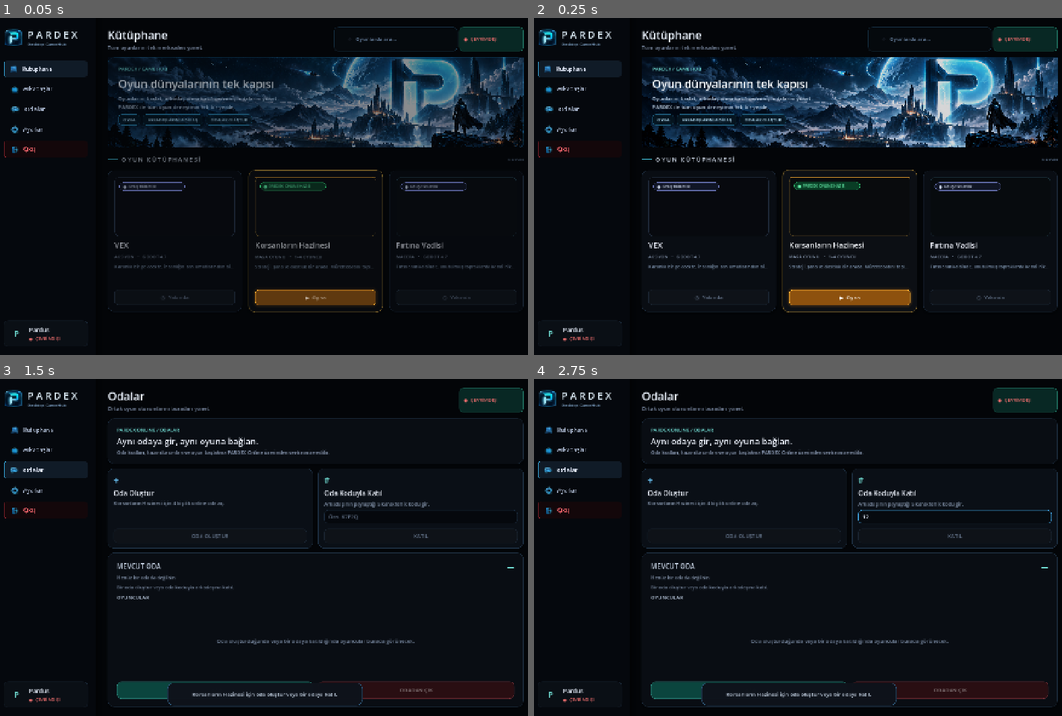
Above: before the commit, frames 1-4 (two rows, left to right).
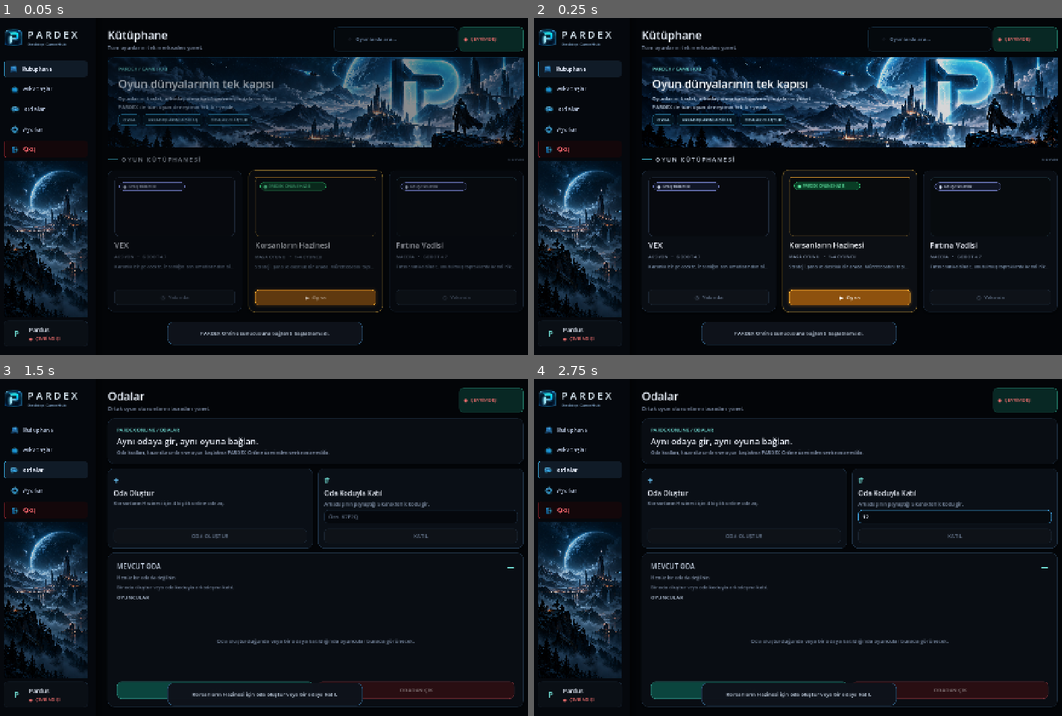
Above: after the commit, the same moments.

Repository: SerkanAydin06/Pardex
Game: Godot game, scene res://scenes/main.tscn
The game is run twice, just before and just after one commit, with the same random seed, the same clock (stepped at 60 frames per second) and the same inputs.
Inputs (mouse positions are in pixels of both pictures, inside the frame that each line leads up to):
- Up to frame 1 (0.05 s): no input
- Up to frame 2 (0.25 s): no input
- Up to frame 3 (1.5 s): click (396, 399) at 0.52 s; type "12" at 0.6 s; click "OYNA" at 1.25 s
- Up to frame 4 (2.75 s): click (956, 517) at 2.02 s; type "12" at 2.1 s

The runs differ from the first frame. In frame 1, 5.2% of the frame differs, in the area x 0-69%, y 42-98%; in frame 2, 5.2%; in frame 3, 4.8%; in frame 4, 4.8%.

Commit message:
Add left banner artwork to sidebar

Diff:
--- a/scenes/main.tscn
+++ b/scenes/main.tscn
@@ -8,6 +8,7 @@
 [ext_resource type="Texture2D" uid="uid://djset5qpnsunj" path="res://assets/ui/icon_settings.png" id="11_nav_settings"]
 [ext_resource type="Texture2D" uid="uid://c8aammb0an7o7" path="res://assets/ui/icon_exit.png" id="12_nav_exit"]
 [ext_resource type="Texture2D" uid="uid://74fojcgks3it" path="res://assets/ui/top_banner.png" id="13_top_banner"]
+[ext_resource type="Texture2D" uid="uid://d3i1b1a4uerot" path="res://assets/ui/left_banner.png" id="14_left_banner"]
 
 [sub_resource type="StyleBoxFlat" id="StyleBg"]
 bg_color = Color(0.012, 0.021, 0.033, 1)
@@ -551,6 +552,30 @@
 layout_mode = 2
 size_flags_vertical = 3
 
+[node name="LeftBanner" type="TextureRect" parent="Sidebar/SidebarMargin/SidebarVBox/SidebarFlex"]
+texture_filter = 4
+layout_mode = 1
+anchors_preset = 15
+anchor_right = 1.0
+anchor_bottom = 1.0
+grow_horizontal = 2
+grow_vertical = 2
+mouse_filter = 2
+texture = ExtResource("14_left_banner")
+expand_mode = 1
+stretch_mode = 6
+
+[node name="LeftBannerShade" type="ColorRect" parent="Sidebar/SidebarMargin/SidebarVBox/SidebarFlex"]
+layout_mode = 1
+anchors_preset = 15
+anchor_right = 1.0
+anchor_bottom = 1.0
+grow_horizontal = 2
+grow_vertical = 2
+mouse_filter = 2
+color = Color(0.005, 0.015, 0.028, 0.18)
+
+
 [node name="ProfilePanel" type="PanelContainer" parent="Sidebar/SidebarMargin/SidebarVBox" unique_id=1533586574]
 layout_mode = 2
 theme_override_styles/panel = SubResource("StyleProfile")
